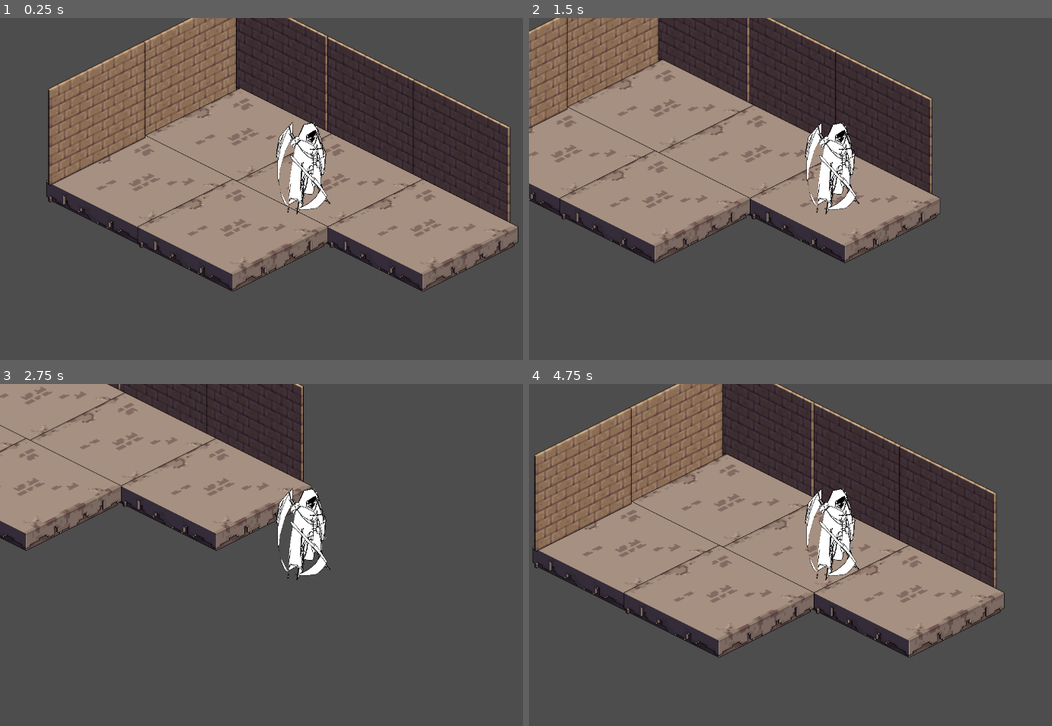
Above: before the commit, frames 1-4 (two rows, left to right).
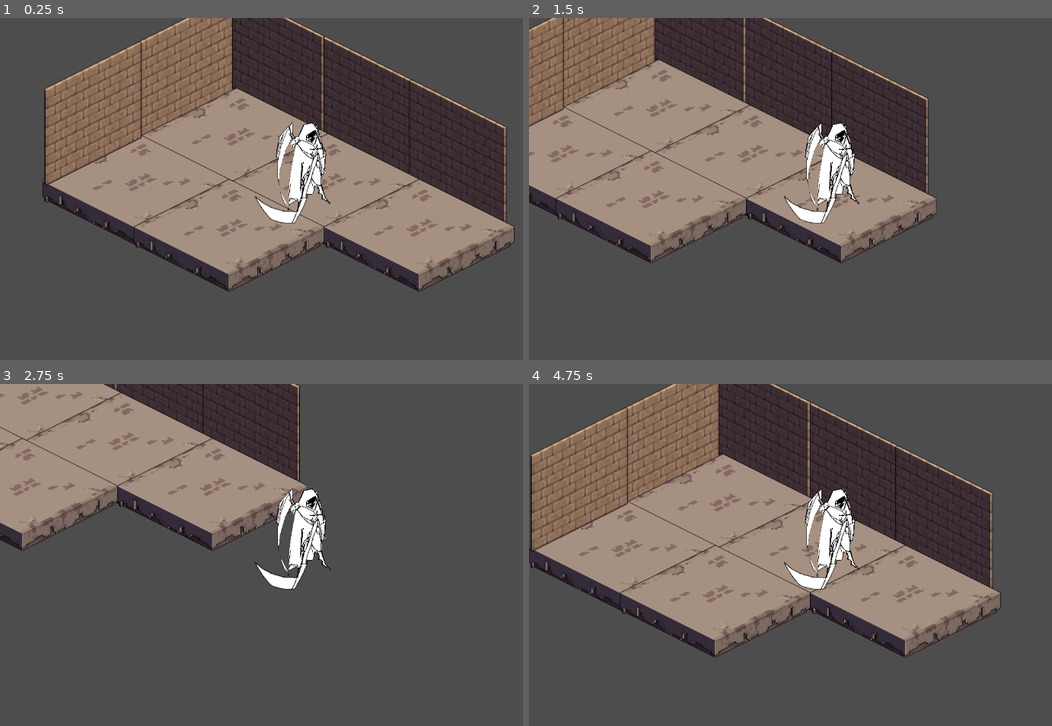
Above: after the commit, the same moments.

Repository: Precipice-Games/WhispersOfTheFallen
Game: Godot game, scene res://Test_Arena.tscn
Two runs of this game, one before a commit and one after it. Both use one fixed random seed, a clock stepped at 60 frames per second and the inputs below. The project has no main scene, so this scene is started directly.
Inputs (mouse positions are in pixels of both pictures, inside the frame that each line leads up to):
- Up to frame 1 (0.25 s): no input
- Up to frame 2 (1.5 s): tap Enter (ui_accept) at 0.5, 0.77 s; move the mouse to (968, 171) at 0.52 s; press the mouse at (968, 171) at 0.53 s; hold D (move_right) 0.53-1.28 s; tap F (attack, bound only before the commit) at 0.8, 1.35 s; move the mouse to (712, 206) at 1.27 s; release the mouse at (712, 206) at 1.28 s; hold S (move_down) from 1.28 s (still down)
- Up to frame 3 (2.75 s): tap Enter (ui_accept) at 1.52 s; click (183, 572) at 1.55 s; move the mouse to (366, 479) at 2.02 s; release S (move_down) at 2.03 s; press the mouse at (366, 479) at 2.03 s; hold D (move_right) from 2.03 s (still down); tap F (attack, bound only before the commit) at 2.3 s
- Up to frame 4 (4.75 s): move the mouse to (800, 623) at 2.77 s; release D (move_right) at 2.78 s; release the mouse at (800, 623) at 2.78 s; hold W (move_up) 2.78-3.53 s; tap F (attack, bound only before the commit) at 2.85, 3.8, 4.35 s; tap Enter (ui_accept) at 3.02, 3.77, 4.52 s; click (800, 623) at 3.05 s; move the mouse to (1015, 606) at 3.52 s; press the mouse at (1015, 606) at 3.53 s; hold A (move_left) from 3.53 s (still down); move the mouse to (649, 503) at 4.27 s; release the mouse at (649, 503) at 4.28 s; click (649, 503) at 4.55 s

The runs differ from the first frame. In frame 1, 9.4% of the frame differs, in the area x 8-100%, y 0-80%; in frame 2, 7.1%; in frame 3, 3.8%; in frame 4, 9.4%.

Commit message:
Renaming / Organization

Diff:
--- a/DungeonBrian.tscn
+++ b/DungeonBrian.tscn
@@ -1,9 +1,8 @@
-[gd_scene load_steps=9 format=3 uid="uid://x58aru4mmlup"]
+[gd_scene load_steps=6 format=3 uid="uid://x58aru4mmlup"]
 
 [ext_resource type="Script" path="res://DungeonBrian.gd" id="1_d74oo"]
 [ext_resource type="Texture2D" uid="uid://ciswx7miyti0v" path="res://ART/BrianCombatAssets/Brian_Combat_Stand.png" id="1_udbv2"]
-[ext_resource type="Texture2D" uid="uid://c60gk60ueub3k" path="res://ART/BrianCombatAssets/ScythePlaceHolder2.png" id="3_5anj2"]
-[ext_resource type="Texture2D" uid="uid://c7cgtmafffcbh" path="res://ART/BrianCombatAssets/ScythePlaceHolder.png" id="4_oxlk0"]
+[ext_resource type="PackedScene" uid="uid://3odee5v6h45t" path="res://scythe.tscn" id="3_1hv5r"]
 
 [sub_resource type="SpriteFrames" id="SpriteFrames_2fn2e"]
 animations = [{
@@ -15,24 +14,6 @@
 "name": &"BrianStand",
 "speed": 5.0
 }]
-
-[sub_resource type="SpriteFrames" id="SpriteFrames_8rq1t"]
-animations = [{
-"frames": [{
-"duration": 1.0,
-"texture": ExtResource("3_5anj2")
-}, {
-"duration": 1.0,
-"texture": ExtResource("4_oxlk0")
-}],
-"loop": true,
-"name": &"Attack",
-"speed": 2.0
-}]
-
-[sub_resource type="CapsuleShape2D" id="CapsuleShape2D_ilamg"]
-radius = 64.0
-height = 208.0
 
 [sub_resource type="CapsuleShape2D" id="CapsuleShape2D_6oilk"]
 radius = 25.2975
@@ -49,21 +30,6 @@
 sprite_frames = SubResource("SpriteFrames_2fn2e")
 animation = &"BrianStand"
 
-[node name="Scythe" type="AnimatedSprite2D" parent="."]
-position = Vector2(11, -18)
-rotation = -1.02974
-scale = Vector2(0.693918, 0.76671)
-sprite_frames = SubResource("SpriteFrames_8rq1t")
-animation = &"Attack"
-frame_progress = 0.457597
-
-[node name="AttackCollider" type="Area2D" parent="Scythe"]
-visible = false
-
-[node name="FIXTHIS" type="CollisionShape2D" parent="Scythe/AttackCollider"]
-position = Vector2(680, 552)
-shape = SubResource("CapsuleShape2D_ilamg")
-
 [node name="WallCollider" type="CollisionShape2D" parent="."]
 rotation = 1.25664
 shape = SubResource("CapsuleShape2D_6oilk")
@@ -74,3 +40,7 @@
 [node name="CollisionPolygon2D" type="CollisionPolygon2D" parent="EnemyCollider"]
 position = Vector2(8, 24)
 polygon = PackedVector2Array(8, -168.5, -8, -160.5, -40, 15.5, 48, 7.5)
+
+[node name="Node2D" type="Node2D" parent="."]
+
+[node name="Scythe" parent="Node2D" instance=ExtResource("3_1hv5r")]
--- a/Test_Arena.tscn
+++ b/Test_Arena.tscn
@@ -6,6 +6,7 @@
 [node name="TestArena" type="Node2D"]
 
 [node name="TileMap" parent="." instance=ExtResource("1_adng7")]
+position = Vector2(-8, 0)
 layer_0/tile_data = PackedInt32Array(2752556, 6, 0, 3145784, 6, 0, 2359328, 6, 0, 2752531, 6, 0, 3145759, 6, 0, 2097165, 0, 0, 1703961, 0, 0, 1638437, 65536, 0, 2031665, 65536, 0, 2424893, 65536, 0)
 
 [node name="DungeonBrian" parent="." instance=ExtResource("2_odvi8")]
--- a/project.godot
+++ b/project.godot
@@ -43,7 +43,7 @@
 }
 attack={
 "deadzone": 0.5,
-"events": [Object(InputEventKey,"resource_local_to_scene":false,"resource_name":"","device":-1,"window_id":0,"alt_pressed":false,"shift_pressed":false,"ctrl_pressed":false,"meta_pressed":false,"pressed":false,"keycode":0,"physical_keycode":70,"key_label":0,"unicode":102,"echo":false,"script":null)
+"events": [Object(InputEventMouseButton,"resource_local_to_scene":false,"resource_name":"","device":-1,"window_id":0,"alt_pressed":false,"shift_pressed":false,"ctrl_pressed":false,"meta_pressed":false,"button_mask":1,"position":Vector2(548, 8),"global_position":Vector2(556, 88),"factor":1.0,"button_index":1,"canceled":false,"pressed":true,"double_click":false,"script":null)
 ]
 }
 
--- /dev/null
+++ b/scythe.tscn
@@ -0,0 +1,24 @@
+[gd_scene load_steps=3 format=3 uid="uid://3odee5v6h45t"]
+
+[ext_resource type="Texture2D" uid="uid://c60gk60ueub3k" path="res://ART/BrianCombatAssets/ScythePlaceHolder2.png" id="1_qidgw"]
+
+[sub_resource type="SpriteFrames" id="SpriteFrames_1wlj0"]
+animations = [{
+"frames": [{
+"duration": 1.0,
+"texture": ExtResource("1_qidgw")
+}],
+"loop": true,
+"name": &"attack",
+"speed": 5.0
+}]
+
+[node name="Scythe" type="Area2D"]
+
+[node name="CollisionPolygon2D" type="CollisionPolygon2D" parent="."]
+polygon = PackedVector2Array(32, -80, -104, 24, -24, 104, 40, -56, 40, -80)
+
+[node name="AnimatedSprite2D" type="AnimatedSprite2D" parent="CollisionPolygon2D"]
+position = Vector2(-8, 8)
+sprite_frames = SubResource("SpriteFrames_1wlj0")
+animation = &"attack"
Renamed: accesories.tscn -> MapTile_Accessories.tscn
Renamed: map_hazards.tscn -> MapTile_Hazards.tscn
Renamed: accesories.gd -> TileMap_Accesories.gd
Not shown, changed: .DS_Store
